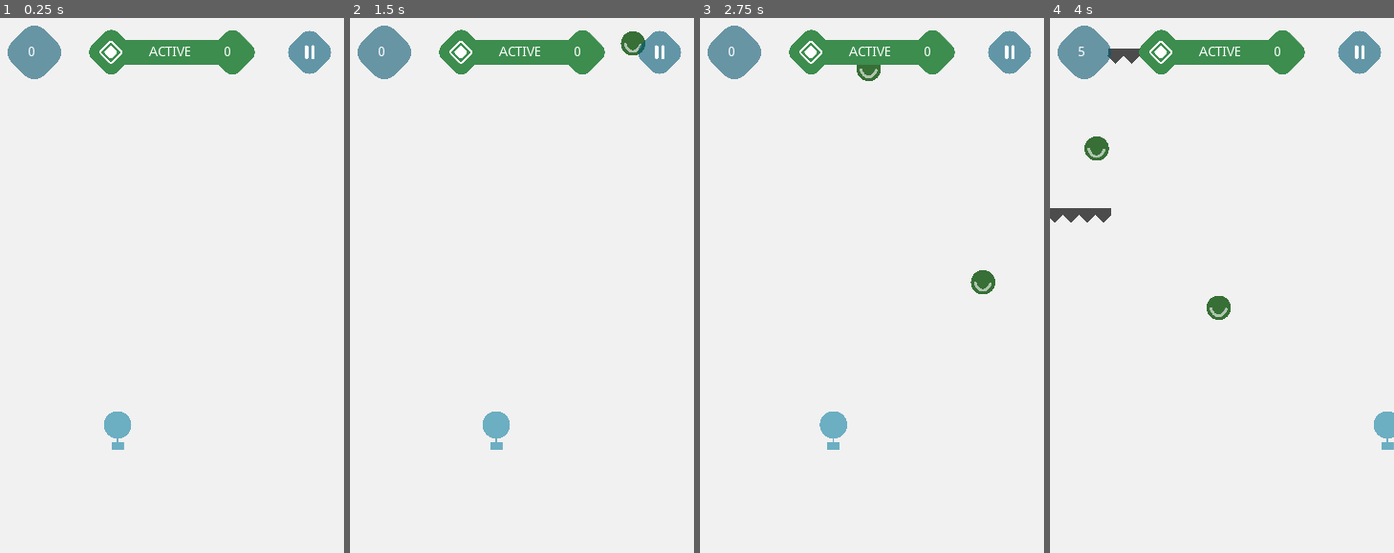
Above: before the commit, frames 1-4 (left to right).
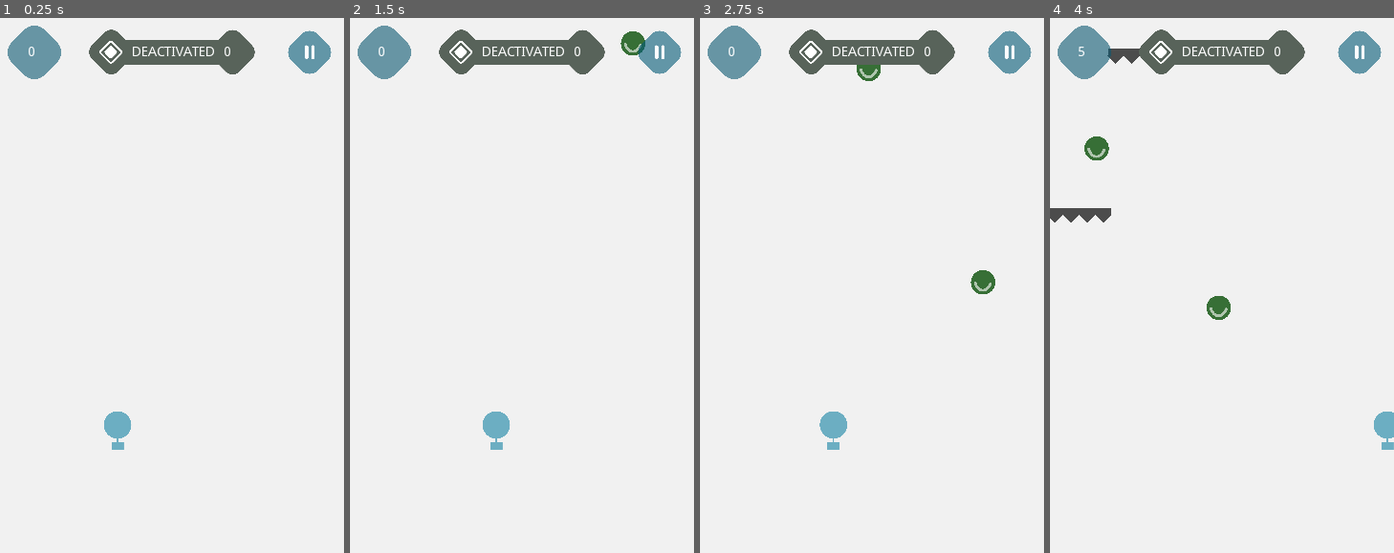
Above: after the commit, the same moments.

Repository: efenstakes/psnn
Game: Godot game, scene res://scenes/PSNN.tscn
The game is run twice, just before and just after one commit, with the same random seed, the same clock (stepped at 60 frames per second) and the same inputs.
Inputs (mouse positions are in pixels of both pictures, inside the frame that each line leads up to):
- Up to frame 1 (0.25 s): no input
- Up to frame 2 (1.5 s): click (659, 50) at 0.5 s; tap Enter at 1.25 s; hold Right (ui_right) from 1.28 s (still down)
- Up to frame 3 (2.75 s): release Right (ui_right) at 2.03 s; hold Left (ui_left) from 2.03 s (still down)
- Up to frame 4 (4 s): release Left (ui_left) at 2.78 s; hold Right (ui_right) from 2.78 s (still down)

The runs differ from the first frame. In frame 1, 2.4% of the frame differs, in the area x 25-75%, y 2-11%; in frame 2, 2.4%; in frame 3, 2.4%; in frame 4, 2.4%.

Commit message:
add timers and shield indicator & logic to activate & deactivate it

Diff:
--- a/scenes/HUD.tscn
+++ b/scenes/HUD.tscn
@@ -57,13 +57,13 @@
 }
 
 [node name="status" type="Label" parent="VBoxContainer/HBoxContainer/Sheld"]
-margin_left = 88.0
+margin_left = 70.0
 margin_top = 21.0
-margin_right = 132.0
+margin_right = 157.0
 margin_bottom = 35.0
 size_flags_horizontal = 5
 size_flags_vertical = 5
-text = "ACTIVE"
+text = "DEACTIVATED"
 align = 1
 valign = 1
 __meta__ = {
@@ -95,4 +95,14 @@
 expand = true
 stretch_mode = 5
 
+[node name="ActivateSheldAfterTimer" type="Timer" parent="VBoxContainer"]
+wait_time = 10.0
+
+[node name="DeactivateSheldAfterTimer" type="Timer" parent="VBoxContainer"]
+
+[node name="ShieldLifeTimer" type="Timer" parent="VBoxContainer"]
+
 [connection signal="pressed" from="VBoxContainer/HBoxContainer/PauseResume" to="." method="_on_TextureButton_pressed"]
+[connection signal="timeout" from="VBoxContainer/ActivateSheldAfterTimer" to="." method="_on_ActivateSheldAfterTimer_timeout"]
+[connection signal="timeout" from="VBoxContainer/DeactivateSheldAfterTimer" to="." method="_on_DeactivateSheldAfterTimer_timeout"]
+[connection signal="timeout" from="VBoxContainer/ShieldLifeTimer" to="." method="_on_ShieldLifeTimer_timeout"]
--- a/scripts/HUD.gd
+++ b/scripts/HUD.gd
@@ -4,12 +4,27 @@
 onready var ScoreLabel := $VBoxContainer/HBoxContainer/ScoreContainer/Score
 onready var PauseResumeButton: TextureButton = $VBoxContainer/HBoxContainer/PauseResume
 
+onready var Shield := $VBoxContainer/HBoxContainer/Sheld
+onready var ShieldLifeLabel := $VBoxContainer/HBoxContainer/Sheld/RemainingTime
+onready var ShieldStatusLabel := $VBoxContainer/HBoxContainer/Sheld/status
+
+
+onready var ActivateShieldAfterTimer := $VBoxContainer/ActivateSheldAfterTimer
+onready var DeactivateSheldAfterTimer := $VBoxContainer/DeactivateSheldAfterTimer
+onready var ShieldLifeSoFarTimer := $VBoxContainer/ShieldLifeTimer
 
 
 onready var PauseTexture := load("res://assets/pause_button.png")
 onready var ResumeTexture := load("res://assets/play_button.png")
+onready var ActiveTexture := load("res://assets/shield_indicator.png")
+onready var InActiveTexture := load("res://assets/shield_indicator_inactive.png")
 
 
+
+var deactivate_after : int = 0
+var last_time_out_after : int = 10
+
+var deactivated_color := Color( 1, .6, .6, .8 )
 
 
 # Called when the node enters the scene tree for the first time.
@@ -19,33 +34,29 @@
 	PauseResumeButton.texture_normal = PauseTexture
 	EventManager.connect("new_score", self, "_on_NewScore")
 	EventManager.connect("new_game", self, "_on_NewGame")
-
+	last_time_out_after = int(rand_range(15, 32))
+	ActivateShieldAfterTimer.start(last_time_out_after)
+	#Shield.modulate = deactivated_color
+	Shield.texture = InActiveTexture
 
 func _on_NewGame(score):
-	print("new game in HUD")
+	#print("new game in HUD")
 	ScoreLabel.text = str( 0 )
 
 func _on_NewScore(score):
-	print("new score _on_NewScore in HUD")
+	#print("new score _on_NewScore in HUD")
 	ScoreLabel.text = str( score )
 
 
 
-#func _process(delta):
-#	if Input.is_action_just_pressed("ui_cancel"):
-#		if get_tree().paused:
-#			GameManager.unpause_game()
-#		else:
-#			GameManager.unpause_game()
-#
 func _unhandled_input(event):
 	if Input.is_action_just_pressed("ui_cancel") and get_tree().paused:
-		print("unpause ui_cancel")
+		#print("unpause ui_cancel")
 		GameManager.unpause_game()
 		get_tree().paused = false
 		PauseResumeButton.texture_normal = PauseTexture
 	if Input.is_action_just_pressed("ui_cancel") and !get_tree().paused:
-		print("pause ui_cancel")
+		#print("pause ui_cancel")
 		GameManager.pause_game()
 		PauseResumeButton.texture_normal = ResumeTexture
 
@@ -53,10 +64,80 @@
 
 func _on_TextureButton_pressed():
 	if get_tree().paused:
-		print("ResumeTexture")
+		#print("ResumeTexture")
 		PauseResumeButton.texture_normal = PauseTexture
 		GameManager.unpause_game()
 	else:
-		print("PauseTexture")
+		#print("PauseTexture")
 		PauseResumeButton.texture_normal = ResumeTexture
 		GameManager.pause_game()
+
+
+
+# emit sheild_activated_event
+# start sheidl life to start counting how long we have till sheidl goes down
+# start deactivate shield timer to know when to deactivate shield
+# set new deactivate_after time
+func _on_ActivateSheldAfterTimer_timeout():
+	# stop the ActivateSheldAfterTimer till someone starts it
+	ActivateShieldAfterTimer.stop()
+
+	# emit sheild_activated_event
+	EventManager.sheild_activated_event()
+
+	# set new deactivate_after time
+	deactivate_after = int(rand_range(4, 7))
+
+	print("deactivate_after "+ str(deactivate_after))
+
+	#start sheidl life to start counting how long we have till sheidl goes down
+	ShieldLifeSoFarTimer.start()
+
+	# start deactivate shield timer to know when to deactivate shield
+	DeactivateSheldAfterTimer.start(deactivate_after)
+
+	ShieldStatusLabel.text = "ACTIVATED"
+
+	# set color
+	#Shield.modulate = Color( 1, 1, 1, 1 )
+	Shield.texture = ActiveTexture
+
+
+# stop ShieldLifeSoFarTimer
+# reset deactivate_after to 0
+# set ShieldStatusLabel to disabled
+# set ShieldRemainingLifeLabel to 0
+# emit	EventManager.sheild_deactivated_event()
+# start ActivateShieldAfterTimer
+func _on_DeactivateSheldAfterTimer_timeout():
+	# stop ShieldLifeSoFarTimer
+	ShieldLifeSoFarTimer.stop()
+
+	# reset deactivate_after to 0
+	deactivate_after = 0
+
+	# emit sheild_deactivated_event
+	EventManager.sheild_deactivated_event()
+
+	last_time_out_after += last_time_out_after * 0.25
+
+	# start
+	ActivateShieldAfterTimer.start(int(rand_range(last_time_out_after, last_time_out_after*0.5)))
+
+	# stop deactivation timer
+	DeactivateSheldAfterTimer.stop()
+
+	# reset labels
+	ShieldLifeLabel.text = "0"
+	ShieldStatusLabel.text = "DEACTIVATED"
+
+	print("deactivate")
+
+	#Shield.modulate = deactivated_color
+
+	Shield.texture = InActiveTexture
+
+
+func _on_ShieldLifeTimer_timeout():
+	deactivate_after -= 1
+	ShieldLifeLabel.text = str( deactivate_after )
